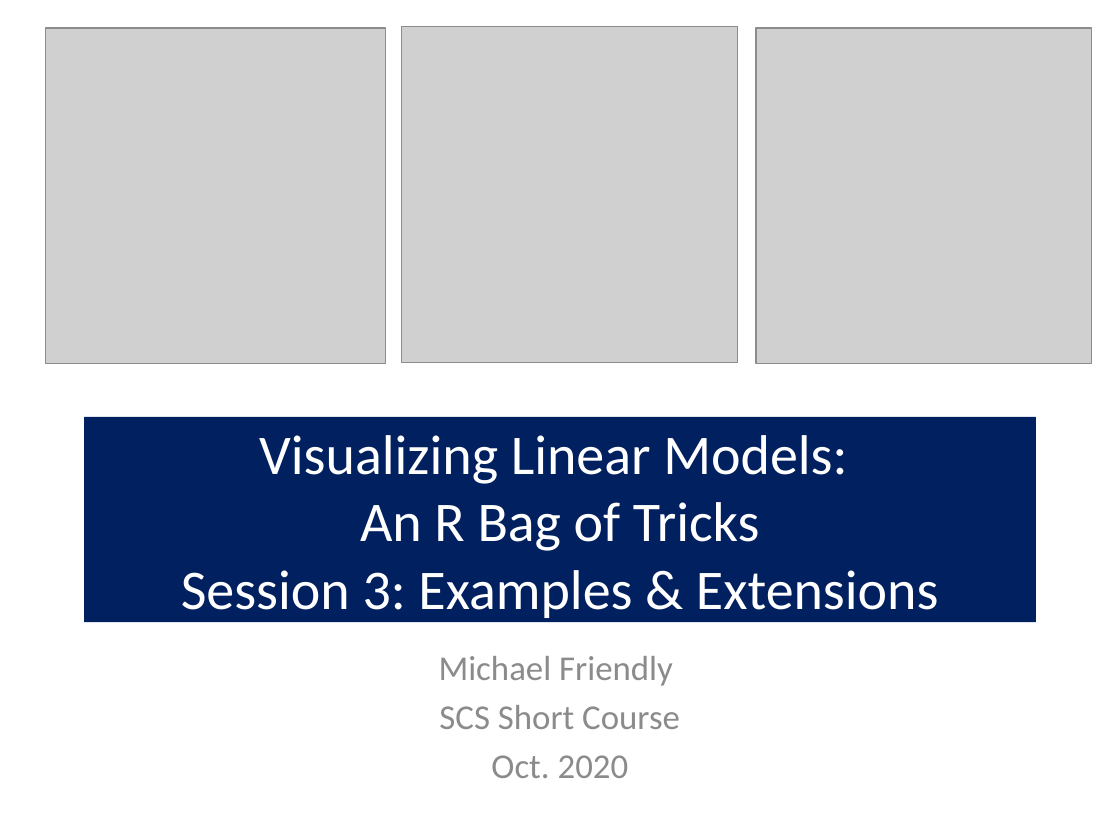
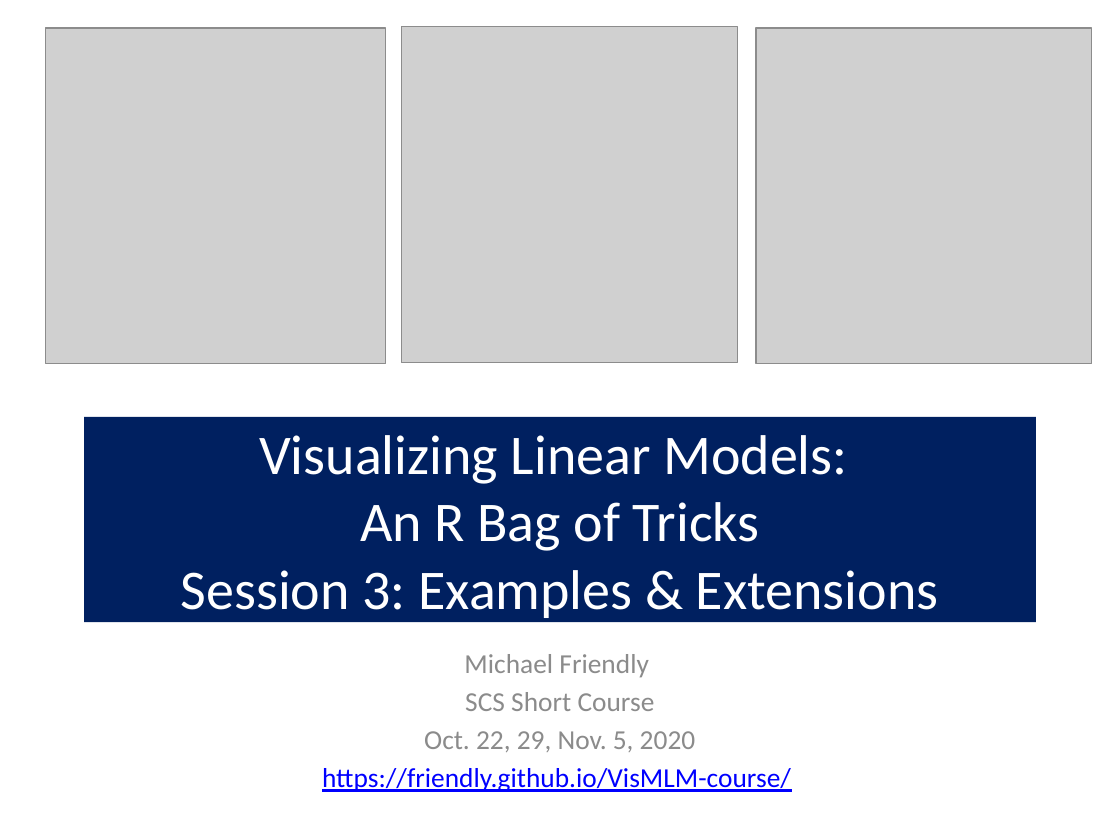
Before and after one commit to friendly/VisMLM-course, a slide deck: slide 1 of lectures/lecture3.pptx. Drawn at 1120x840 pixels with LibreOffice and Linux fonts; fonts in the diff are those of the drawing; grey boxes stand for pictures. Boxes give left, top, right and bottom in pixels: in the first picture for what was removed or moved away, otherwise in the second. Text is boxed around its words. In the diff, an @@ line names an element or a change of style, - is before the commit and + after.

Commit message:
add URL to lectures

```diff
--- a/lectures/lecture3.pptx
+++ b/lectures/lecture3.pptx
@@ subtitle at (464, 654, 655, 711): size 22.4 to 17.6 pt in "Michael Friendly", "SCS Short Course" @@
@@ subtitle at (322, 731, 791, 792): text changed; size 22.4 to 17.6 pt; text colour #8C8C8C to #0000FF @@
-Oct. 2020
+Oct. 22, 29, Nov. 5, 2020
+https://friendly.github.io/VisMLM-course/
```
Also in this commit, not shown: 7 other files.
